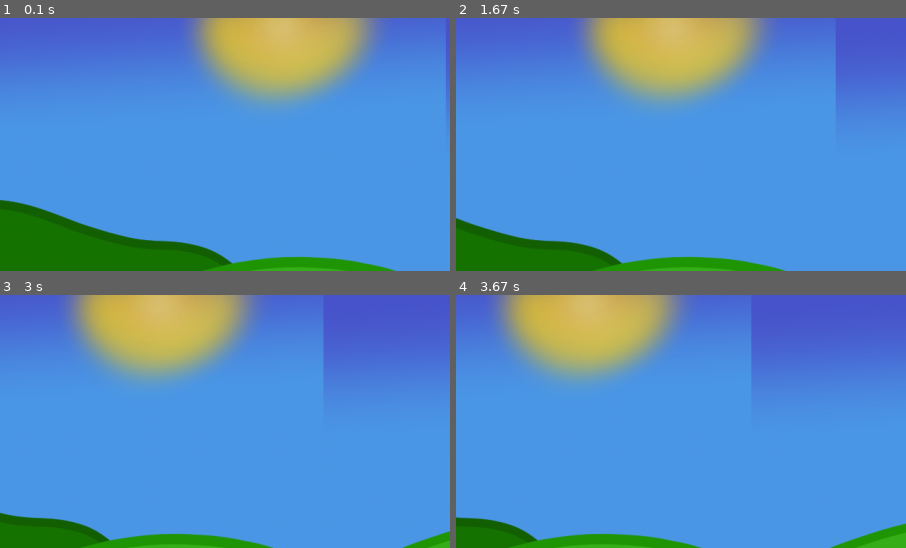
Above: before the commit, frames 1-4 (two rows, left to right).
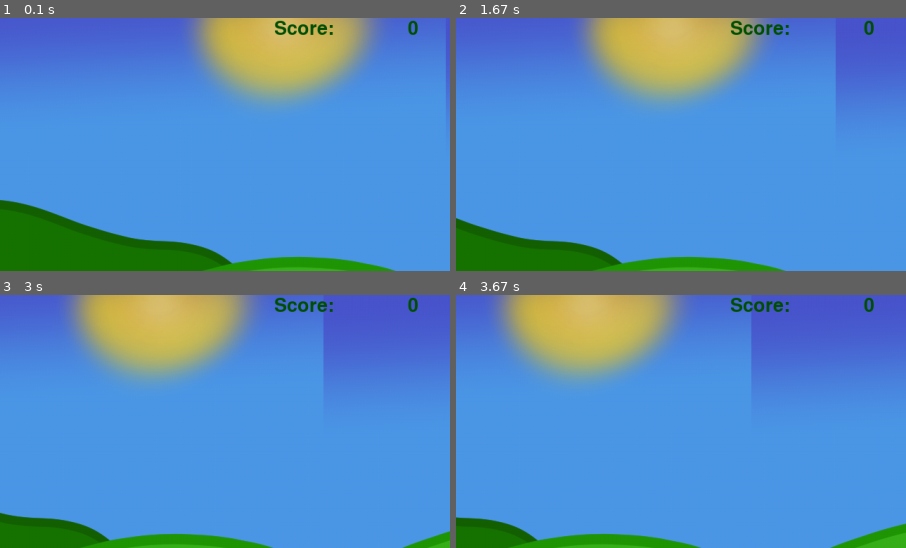
Above: after the commit, the same moments.

Repository: ShichenKG/Coding_Projects
Game: pygame game, started from 036/p_platformer.py
Two runs of this game, one before a commit and one after it. Both use one fixed random seed, a clock stepped at 60 frames per second and the inputs below.
Inputs:
- Up to frame 1 (0.1 s): no input
- Up to frame 2 (1.67 s): hold Left 0.33-0.87 s; hold Left 0.9-1.3 s; hold Right from 1.33 s (still down)
- Up to frame 3 (3 s): release Right at 1.97 s; hold Left 2-2.47 s; hold Right 2.5-2.97 s
- Up to frame 4 (3.67 s): hold Right 3-3.47 s; hold Left from 3.5 s (still down)
The pictures show only the part of the screen within x 50-100%, y 0-50%; the shares and areas given below are measured in that part.

The runs differ from the first frame. In frame 1, 0.5% of the frame differs, in the area x 61-93%, y 0-7%; in frame 2, 0.5%; in frame 3, 0.5%; in frame 4, 0.5%.

Commit message:
Add files via upload

Diff:
--- a/036/p_platformer.py
+++ b/036/p_platformer.py
@@ -37,6 +37,7 @@
                     'assets/playerL/Run_8.png','assets/playerL/Run_9.png','assets/playerL/Run_10.png','assets/playerL/Run_11.png']
     def __init__(self):
         super(Player,self).__init__()
+        self.dead = False
         self.isWalking = True
         self.isRunning = False
         self.isShooting = False
@@ -51,7 +52,7 @@
         self.rect.y = 720
         self.Etype = 'Player'
 
-    def update(self,pressed_keys):
+    def update(self,pressed_keys,running):
         if pressed_keys[K_LEFT]:
             self.facing = 'left'
             self.walking = True
@@ -81,6 +82,9 @@
         if self.rect.bottom >= SCREEN_HEIGHT:
             self.rect.bottom = SCREEN_HEIGHT
 
+        if self.dead == True:
+            running = False
+
 class slime(pygame.sprite.Sprite):
     animationCount = 0
     isWalking = 0
@@ -164,6 +168,33 @@
         if self.rect.right < 0:
             self.kill()
 
+class coin(pygame.sprite.Sprite):
+    animationCount = 0
+    isWalking = 0
+    isAttacking = 0
+    def __init__(self):
+        super(coin, self).__init__()
+        self.surf = pygame.image.load('assets/coin2.png')
+        self.surf.set_colorkey((0, 0, 0), RLEACCEL)
+        self.rect = self.surf.get_rect(center=(random.randint(SCREEN_WIDTH + 20, SCREEN_WIDTH + 100), 600))
+        self.speed = random.randint(2, 5)
+        self.type = 'coin'
+
+    def update(self):
+        movement = ['assets/coin2.png']
+        rChoice = random.randint(1, 1000) % 100
+        if rChoice == 0:
+            self.surf = pygame.image.load(movement[self.animationCount])
+            self.surf.set_colorkey((0, 0, 0), RLEACCEL)
+            self.animationCount += 1
+            if self.animationCount > len(movement) - 1:
+                self.animationCount = 0
+        self.surf = pygame.image.load(movement[self.animationCount])
+        self.surf.set_colorkey((0, 0, 0), RLEACCEL)
+        self.rect.move_ip(self.speed * -1, 0)
+        if self.rect.right < 0:
+            self.kill()
+
 
 SCREEN_WIDTH = 1280
 SCREEN_HEIGHT = 720
@@ -185,7 +216,7 @@
 ground = pygame.sprite.Group()
 
 Score = 0
-green=(0,180,0)
+green=(0,80,0)
 myFont = pygame.font.SysFont("Comicsans", 40)
 Score_Label = myFont.render("Score: ", 1, green)
 Score_Value = myFont.render(str(Score),1,green)
@@ -203,7 +234,7 @@
 x = 0
 fps = 60
 isWalking = False
-enemyList = ['slime','mushroom','potato']
+enemyList = ['slime','mushroom','potato','coin']
 
 # Main Game
 while running:
@@ -230,28 +261,41 @@
             if enemyType == 'potato':
                 print('potato')
                 new_enemy = potato()
+            if enemyType == 'coin':
+                print('coin')
+                new_enemy = coin()
             enemies.add(new_enemy)
             all_sprites.add(new_enemy)
 
     pressed_keys = pygame.key.get_pressed()
-    player.update(pressed_keys)
+    player.update(pressed_keys,running)
     enemies.update()
 
     enemyHits = pygame.sprite.spritecollideany(player, enemies)
     if enemyHits != None:
-        print(f"In Enemy Hits{enemyHits.type}")
-        if enemyHits.type == 'low-tier':
+        if player.kill():
+            running = False
+        elif enemyHits.type == 'low-tier':
+            print(f"Enemy Hits {enemyHits.type}")
             #animation
             player.kill()
+            player.dead = True
             #menu
-        if enemyHits.type == 'mid-tier':
+        elif enemyHits.type == 'mid-tier':
+            print(f"Enemy Hits {enemyHits.type}")
             # animation
             player.kill()
+            player.dead = True
             # menu
-        if enemyHits.type == 'high-tier':
+        elif enemyHits.type == 'high-tier':
+            print(f"Enemy Hits {enemyHits.type}")
             # animation
             player.kill()
+            player.dead = True
             # menu
+        elif enemyHits.type == 'coin':
+            Score += 1
+
 
     bg1x -= 1
     bg2x -= 1
@@ -264,6 +308,9 @@
 
     screen.blit(bg1, (bg1x, 0))
     screen.blit(bg2, (bg2x, 0))
+    Score_Value = myFont.render(str(Score), 1, green)
+    screen.blit(Score_Label, (SCREEN_WIDTH - 250, 2))
+    screen.blit(Score_Value, (SCREEN_WIDTH - 60, 2))
 
     for entity in all_sprites:
         screen.blit(entity.surf, entity.rect)
Binary file added: 036/assets/coin1.png
Binary file added: 036/assets/coin2.png
